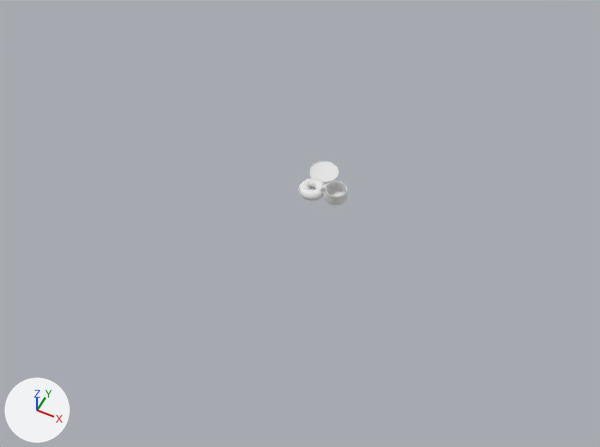
A saved change to the Blender file runs/2026-08-21_tutorial-rebuild-donut/donut_tutorial.blend.
One viewpoint serves both versions: a camera (50 mm lens) standing at (2.9, -6.12, 6.97) and looking at (-0.02, -0.28, -0.33). Lighting does not change. The marker at lower left points along +X, +Y and +Z. The older version comes first.

Script lines for the objects in view, before the commit:
```python
me_icing = bpy.data.meshes.new('Icing')
me_icing.from_pydata(...)  # 494 vertices, 439 faces; spans x -0.157..0.157, y -0.157..0.157, z -0.029..0.056
me_icing.polygons.foreach_set('use_smooth', [True] * 439)
me_mug = bpy.data.meshes.new('Mug')
me_mug.from_pydata(...)  # 152 vertices, 142 faces; spans x -0.187..0.127, y -0.13..0.13, z -0.075..0.075
me_mug.polygons.foreach_set('use_smooth', [True] * 142)
ob_icing = bpy.data.objects.new('Icing', me_icing)
ob_icing.location = (0.0, 0.0, 0.0)
_m = ob_icing.modifiers.new('Shrinkwrap', 'SHRINKWRAP')
_m.target = ob_donut
_m = ob_icing.modifiers.new('Solidify', 'SOLIDIFY')
_m.thickness = 0.006
_m.offset = 1.0
_m = ob_icing.modifiers.new('Subdivision', 'SUBSURF')
_m.levels = 2
ob_mug = bpy.data.objects.new('Mug', me_mug)
ob_mug.location = (0.3, 0.0, 0.07)
_m = ob_mug.modifiers.new('Subdivision', 'SUBSURF')
_m.levels = 2
```
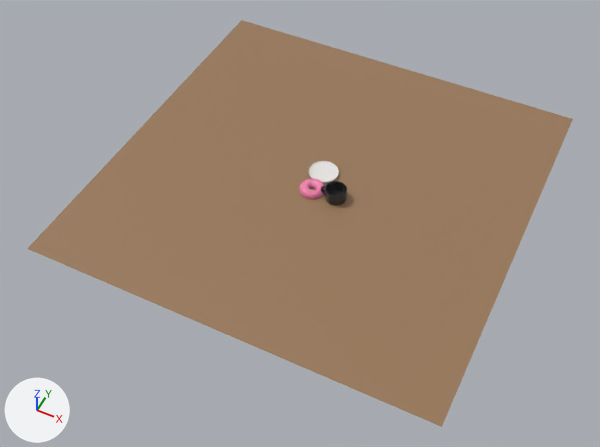
Changed parts and their boxes (x1, y1, x2, y2) in the pictures (600 x 447 px):
'Table', added (brown)
    after: (27, 20, 573, 427)
'Mug', recoloured (white to dark grey)
    both: (321, 181, 347, 205)
'Icing', recoloured (white to pink)
    both: (299, 179, 325, 199)

What changed in the scene script:
```text
Add mat_icingmaterial:
    mat_icingmaterial = principled_material('IcingMaterial')
    mat_icingmaterial.base_color = (0.85, 0.25, 0.45)  # pink #ed89b3
    mat_icingmaterial.roughness = 0.35
    mat_icingmaterial.subsurface_weight = 1.0
    mat_icingmaterial.subsurface_radius = (0.015, 0.015, 0.015)
    mat_icingmaterial.subsurface_scale = 0.005
Add mat_mugmaterial:
    mat_mugmaterial = principled_material('MugMaterial')
    mat_mugmaterial.base_color = (0.03, 0.03, 0.035)  # dark grey #303035
    mat_mugmaterial.roughness = 0.15
Add mat_tablematerial:
    mat_tablematerial = principled_material('TableMaterial')
    mat_tablematerial.base_color = (0.32, 0.19, 0.1)  # brown #997959
    mat_tablematerial.roughness = 0.4
Change me_mug:
    where me_mug.from_pydata(...)  # 152 vertices, 142 faces; spans x -0.187..0.127, y -0.13..0.13, z -0.075..0.075
    add me_mug.materials.append(mat_mugmaterial)  # dark grey #303035
Change me_icing:
    used by ob_icing; location = (0.0, 0.0, 0.0)
    remove me_icing.from_pydata(...)  # 494 vertices, 439 faces; spans x -0.157..0.157, y -0.157..0.157, z -0.029..0.056
    add me_icing.from_pydata(...)  # 494 vertices, 439 faces; spans x -0.147..0.147, y -0.147..0.147, z -0.029..0.056
    edits to the shape of me_icing do not show in these pictures
    add me_icing.materials.append(mat_icingmaterial)  # pink #ed89b3
Add me_plane:
    me_plane.from_pydata([(-0.6, -0.6, 0.0), (0.6, -0.6, 0.0), (-0.6, 0.6, 0.0), (0.6, 0.6, 0.0)], [], [(0, 1, 3, 2)])
    me_plane.materials.append(mat_tablematerial)  # brown #997959
Add ob_table:
    ob_table = bpy.data.objects.new('Table', me_plane)
    ob_table.location = (0.0, 0.2, -0.01)
    ob_table.scale = (4.0, 4.0, 1.0)
```
